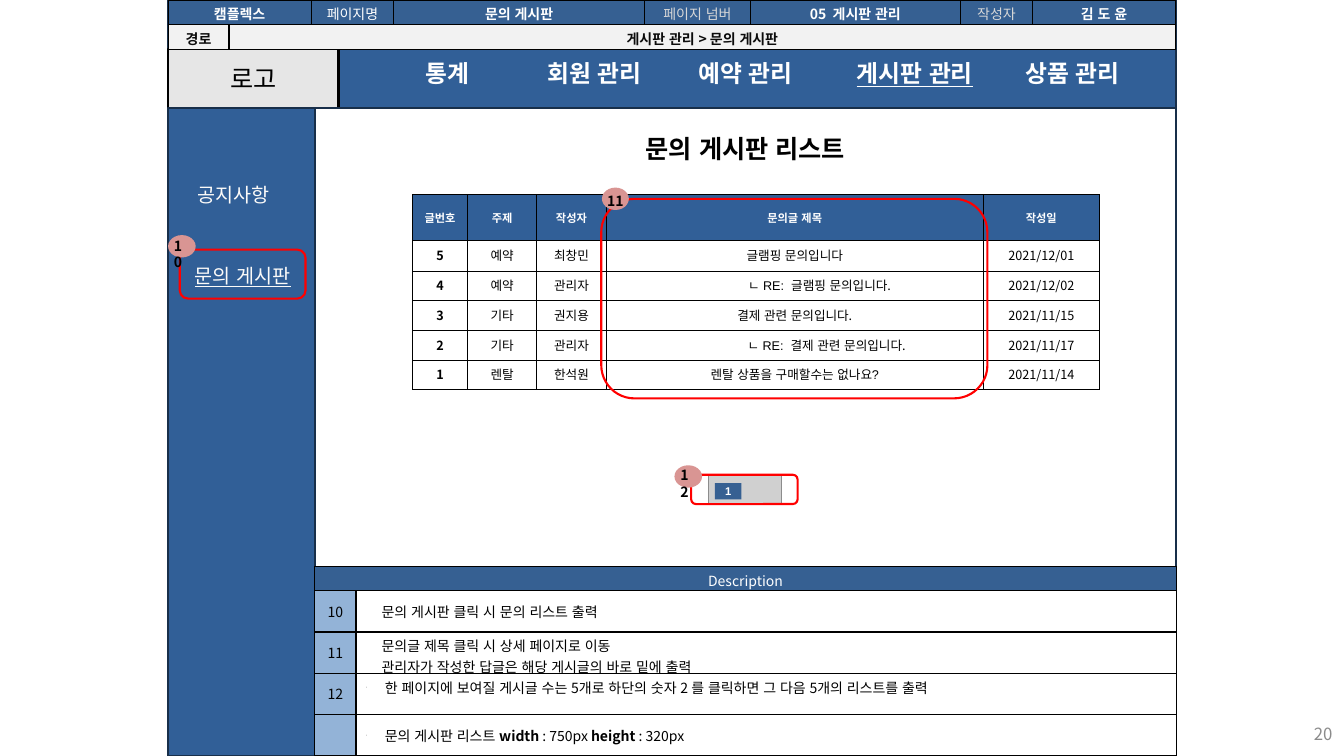
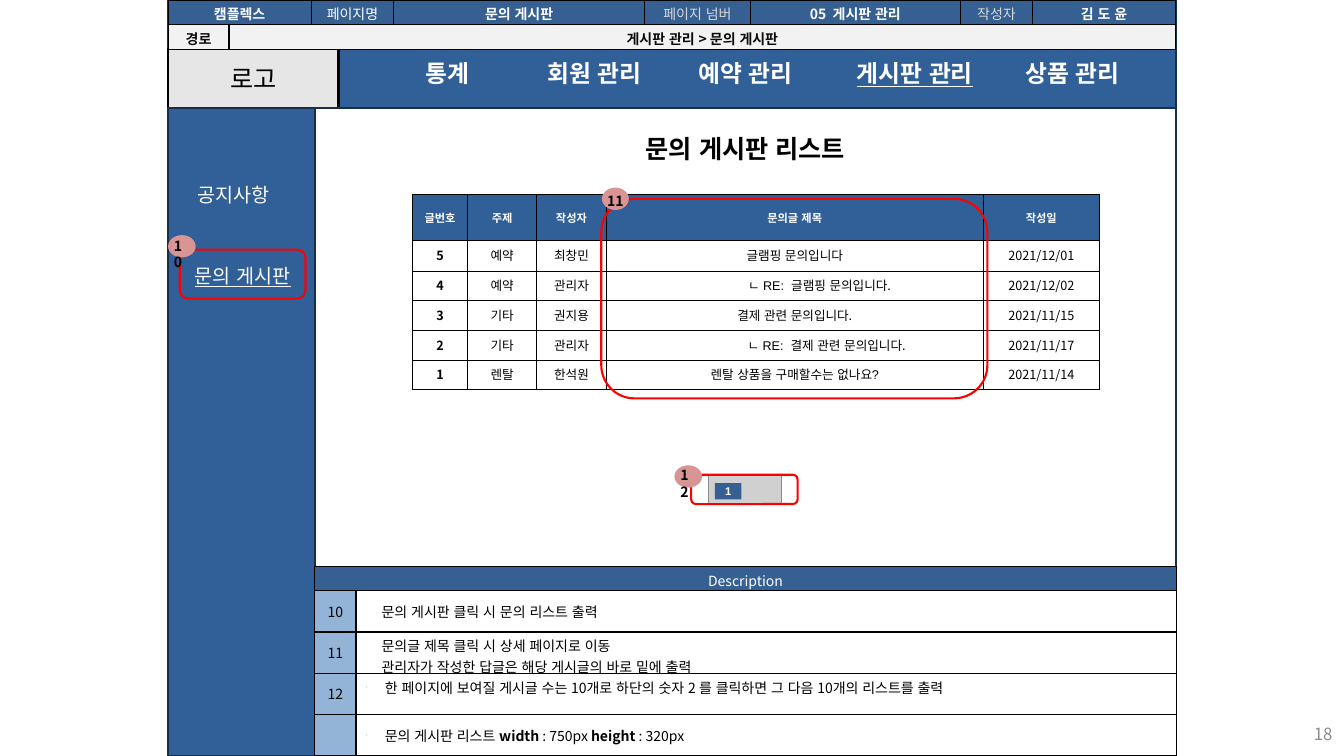
Before and after one commit to seoulsudal/CamFlexProject, a slide deck: slide 18 of 프로젝트 산출물/9. 스토리보드/캠플렉스 관리자_스토리보드.pptx (slide 20 before the commit). Drawn at 1344x756 pixels with LibreOffice and Linux fonts; fonts in the diff are those of the drawing; grey boxes stand for pictures. Boxes give left, top, right and bottom in pixels: in the first picture for what was removed or moved away, otherwise in the second. Text is boxed around its words. In the diff, an @@ line names an element or a change of style, - is before the commit and + after.

Commit message:
산출물 5~11까지 작성 완료, 체크리스트 작성중..

```diff
--- a/프로젝트 산출물/9. 스토리보드/캠플렉스 관리자_스토리보드.pptx
+++ b/프로젝트 산출물/9. 스토리보드/캠플렉스 관리자_스토리보드.pptx
@@ table at (315,567,1177,756) @@
-row 4, column 2: 한 페이지에 보여질 게시글 수는 5개로 하단의 숫자 2 를 클릭하면 그 다음 5개의 리스트를 출력
+row 4, column 2: 한 페이지에 보여질 게시글 수는 10개로 하단의 숫자 2 를 클릭하면 그 다음 10개의 리스트를 출력
@@ page number at (1314,727,1333,740): text changed @@
-20
+18
```
Also in this commit, not shown: 9 other slides changed, 2 slides removed, 22 other files.
